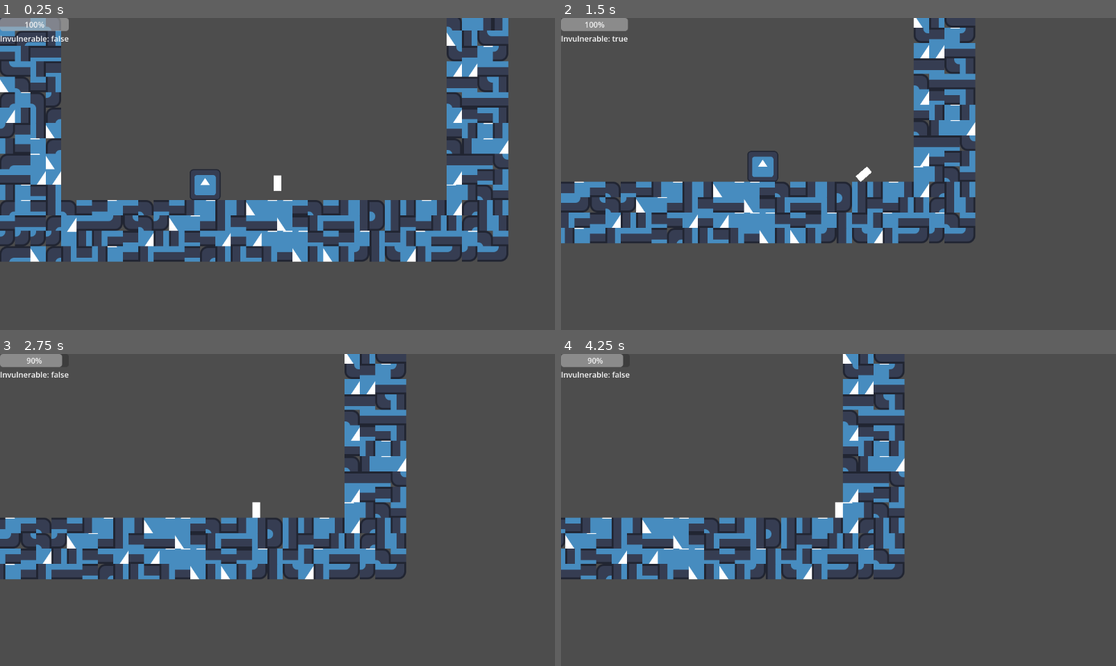
Above: before the commit, frames 1-4 (two rows, left to right).
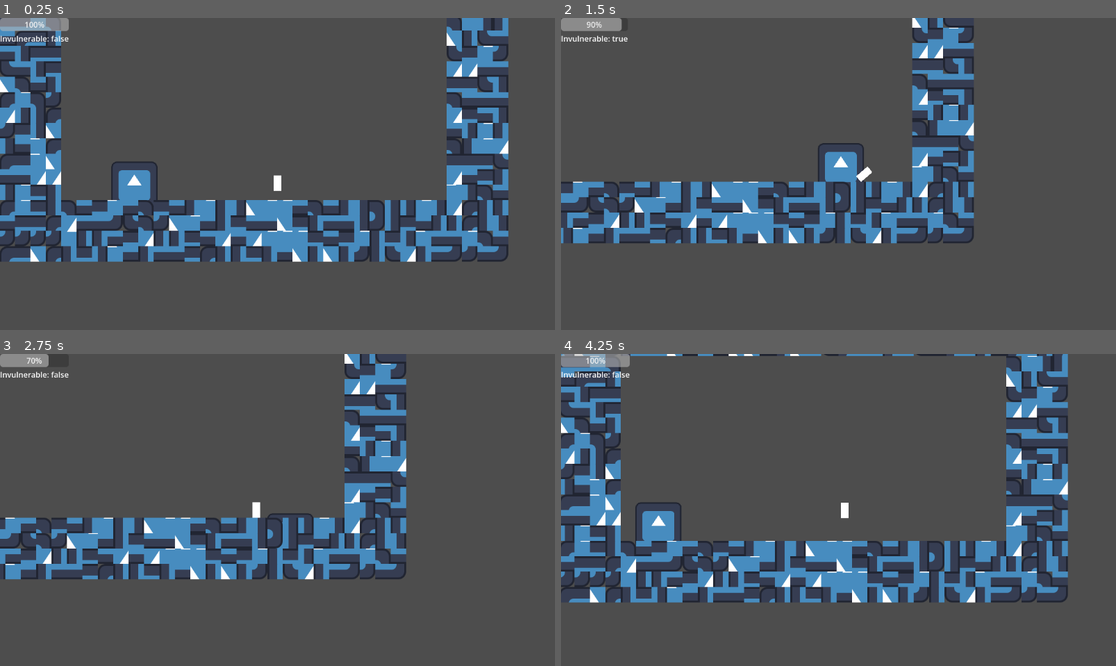
Above: after the commit, the same moments.

Repository: diflouroethane/sidescroller-thing
Game: Godot game, scene res://main.tscn
Two runs of this game, one before a commit and one after it. Both use one fixed random seed, a clock stepped at 60 frames per second and the inputs below. The engine's default icon, where the game draws it, is replaced by a stand-in: a white triangle on a blue panel in a dark square.
Inputs:
- Up to frame 1 (0.25 s): no input
- Up to frame 2 (1.5 s): tap Enter (ui_accept) at 0.5, 0.77 s; hold D (right) from 0.53 s (still down); tap M (attack) at 0.6 s; tap Space (roll) at 1.35 s
- Up to frame 3 (2.75 s): tap Enter (ui_accept) at 1.52 s; release D (right) at 2.03 s; hold A (left) from 2.03 s (still down); tap Alt at 2.1 s
- Up to frame 4 (4.25 s): release A (left) at 2.78 s; hold D (right) from 2.78 s (still down); tap Shift at 2.85 s; tap Enter (ui_accept) at 3.02, 3.77 s; tap M (attack) at 3.6 s; tap R (restart, bound only after the commit) at 4.15 s

The runs differ from the first frame. In frame 1, 1.0% of the frame differs, in the area x 20-40%, y 46-59%; in frame 2, 4.3%; in frame 3, 0.2%; in frame 4, 25%, in the area x 0-92%, y 0-80%.

Commit message:
got smash attack working ish not really, and really janky lol
*regardless*

he smashes three times in a row, but is still very easy to dodge lol

Diff:
--- a/main.tscn
+++ b/main.tscn
@@ -48,7 +48,8 @@
 [node name="Main" type="Node2D" unique_id=102966716]
 
 [node name="Swordsman" parent="." unique_id=394240687 instance=ExtResource("4_1bvp3")]
-position = Vector2(-184, 32)
+position = Vector2(-392, 16)
+scale = Vector2(0.75, 0.75)
 
 [node name="Player" parent="." unique_id=954652772 instance=ExtResource("1_ig7tw")]
 position = Vector2(1, 0)
--- a/project.godot
+++ b/project.godot
@@ -83,6 +83,11 @@
 "events": [Object(InputEventKey,"resource_local_to_scene":false,"resource_name":"","device":-1,"window_id":0,"alt_press …(191 unchanged characters)…
 ]
 }
+restart={
+"deadzone": 0.2,
+"events": [Object(InputEventKey,"resource_local_to_scene":false,"resource_name":"","device":-1,"window_id":0,"alt_pressed":false,"shift_pressed":false,"ctrl_pressed":false,"meta_pressed":false,"pressed":false,"keycode":0,"physical_keycode":82,"key_label":0,"unicode":114,"location":0,"echo":false,"script":null)
+]
+}
 
 [rendering]
 
--- a/swordsman.gd
+++ b/swordsman.gd
@@ -12,8 +12,8 @@
 }
 
 @onready var timer: Timer = $SmashTimer
-
-var state: states = states.REST
+@onready var orig_y: float = position.y
+var state: states = states.WALK
 var p_pos: int ### -1 is left 1 is right
 var opp_pos: int
 var velocity: Vector2 = Vector2.ZERO
@@ -21,7 +21,7 @@
 var tween: Tween
 var smashed: int = 0
 var recoil: bool = true
-var can_smash = true
+var can_move: bool = true
 
 # Called when the node enters the scene tree for the first time.
 func _ready() -> void:
@@ -32,11 +32,22 @@
 
 # Called every frame. 'delta' is the elapsed time since the previous frame.
 func _process(delta: float) -> void:
+	if Input.is_action_just_pressed("restart"):
+		get_tree().reload_current_scene()
+
 	match state:
 		states.WALK:
+			can_move = true
+			position.y = 32
+			recoil = true
+			smashed = 0
+			print("at walk")
+			print(position)
 			move(delta, 1.5)
 			if abs(position.x-Global.player_pos.x) >= 240:
-				state = states.SMASH_FOLLOW
+				print("going to SMASH")
+				state = states.CHARGE_ATTACK
+
 		states.ATTACK:
 			pass
 		states.CHARGE_ATTACK:
@@ -59,17 +70,38 @@
 					var a = randf()
 					print("chance: ", a)
 					state = states.WALK if a > 0.5 else states.SMASH_FOLLOW
+
 		states.SMASH_FOLLOW:
+			print("at smash pt1")
 			recoil = false
 			position = Global.player_pos
-			position.y -= 300
-			if can_smash:
-				state = states.SMASH_ATTACK
+			position.y -= 200
+
+			print("frog!")
+			state = states.SMASH_ATTACK
+
 		states.SMASH_ATTACK:
-			move(delta, 1, true, true, false, 9)
+			move(delta, 0, true, true, true, 9)
+			#await get_tree().create_timer(3).timeout
+			print("at smash pt2")
+			if global_position.y-Global.player_pos.y >= 100:
+				smashed += 1
+				if smashed >= 3:
+					state = states.REST
+				else:
+					state = states.SMASH_FOLLOW
+			if !can_move:
+				print("cannot move. going to WALK")
+				state = states.WALK
+
 		states.REST:
+			position = Global.player_pos
+			position.x += (-p_pos*90)
+			position.y = orig_y
+			print("rest")
 			state = states.WALK
-	position += velocity
+
+	position += velocity # move?
 
 
 func _on_body_entered(body: Node2D) -> void:
@@ -81,19 +113,26 @@
 		body.hurt(1)
 
 func move(delta: float, factor: float = 1, track: bool = true, down: bool = false, no_x: bool = false, factor2: float = 1.0) -> void:
-	if track:
-		if Global.player_pos.x > position.x: ## player is to the right, so move right
-			p_pos = 1
-			opp_pos = -p_pos
-		elif Global.player_pos.x < position.x: ## player is to the left, so move left
-			p_pos = -1
-			opp_pos = -p_pos
+	if can_move:
+		if track:
+			if Global.player_pos.x > position.x: ## player is to the right, so move right
+				p_pos = 1
+				opp_pos = -p_pos
+			elif Global.player_pos.x < position.x: ## player is to the left, so move left
+				p_pos = -1
+				opp_pos = -p_pos
 
-			#print(p_pos)
-	velocity.x = (p_pos*SPEED) * delta * factor if !no_x else 0.0
-	print(velocity.x)
-	if down:
-		velocity.y = SPEED * delta * factor2
+				#print(p_pos)
+		velocity.x = ((p_pos*SPEED) * delta) * factor if !no_x else 0.0
+		#print(velocity.x)
+		if down:
+			velocity.y = (SPEED * delta)* factor2
+			#await get_tree().create_timer(2).timeout
+		else:
+			velocity.y = 0
+	#else:
+		#velocity = Vector2.ZERO
+
 
 func calc_recoil(body: Player):
 	var potentialx = body.position.x - (anim_size.x/3) if p_pos == -1 else body.position.x + (anim_size.x/3)
